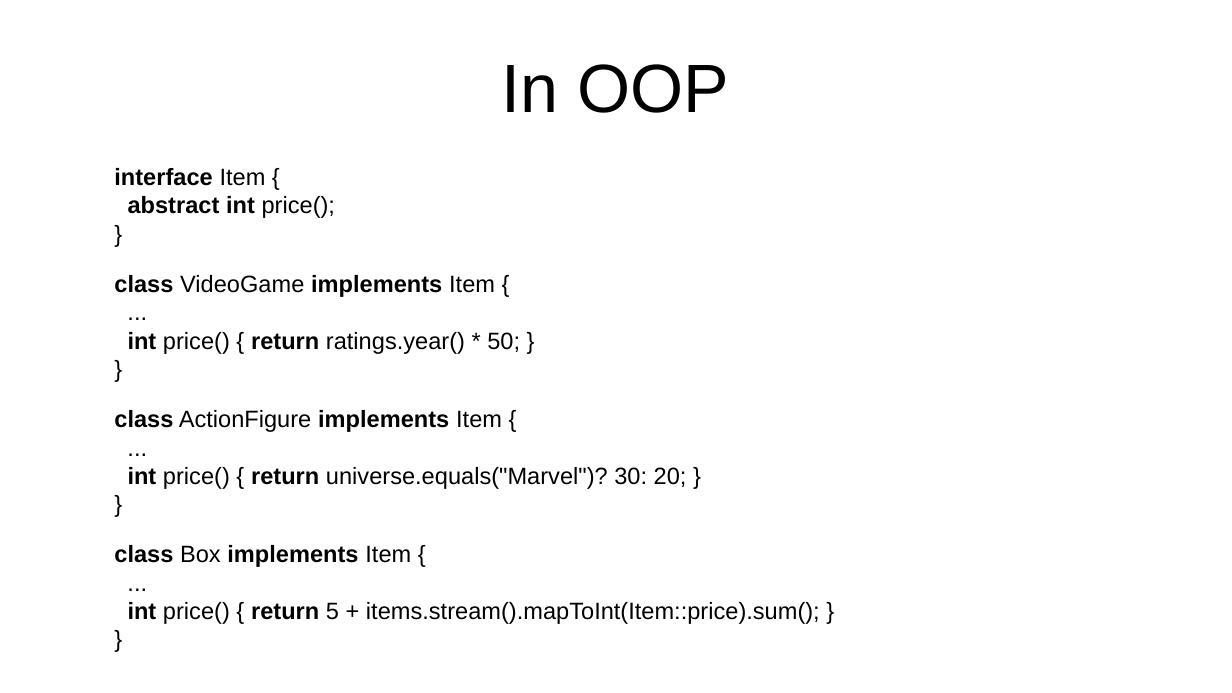
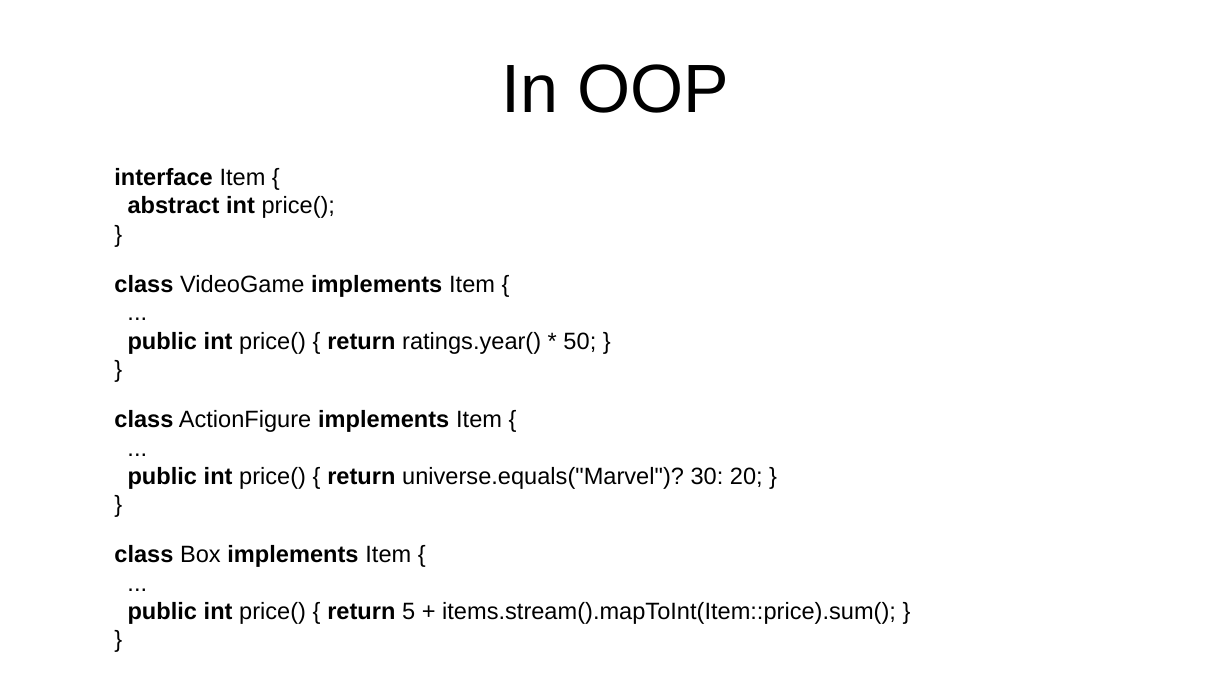
Before and after one commit to forax/pattern-matching, a slide deck: slide 9 of amber.odp. Drawn at 1232x693 pixels with LibreOffice and Linux fonts; fonts in the diff are those of the drawing. Boxes give left, top, right and bottom in pixels: in the first picture for what was removed or moved away, otherwise in the second. Text is boxed around its words. In the diff, an @@ line names an element or a change of style, - is before the commit and + after.

```diff
--- a/amber.odp
+++ b/amber.odp
@@ text at bbox=[114, 275, 896, 624]: text changed @@
-class VideoGame implements Item {
-...
-int price() { return ratings.year() * 50; }
-}
-class ActionFigure implements Item {
-...
-int price() { return universe.equals("Marvel")? 30: 20; }
-}
-class Box implements Item {
-...
-int price() { return 5 + items.stream().mapToInt(Item::price).sum(); }
-}
+class VideoGame implements Item {
+...
+public int price() { return ratings.year() * 50; }
+}
+class ActionFigure implements Item {
+...
+public int price() { return universe.equals("Marvel")? 30: 20; }
+}
+class Box implements Item {
+...
+public int price() { return 5 + items.stream().mapToInt(Item::price).sum(); }
+}
```
Also in this commit, not shown: 5 other slides changed, 8 other files.
